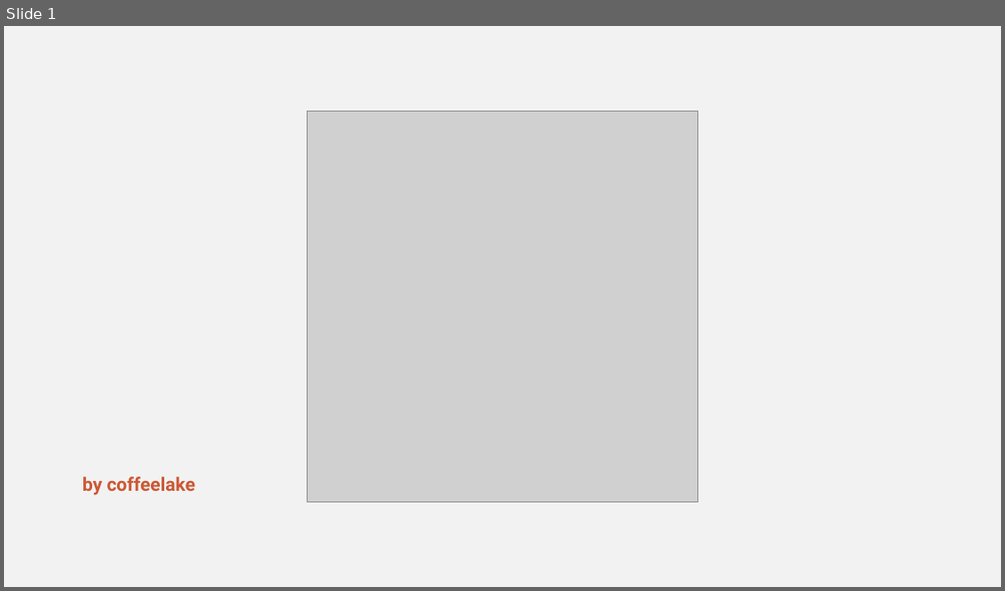
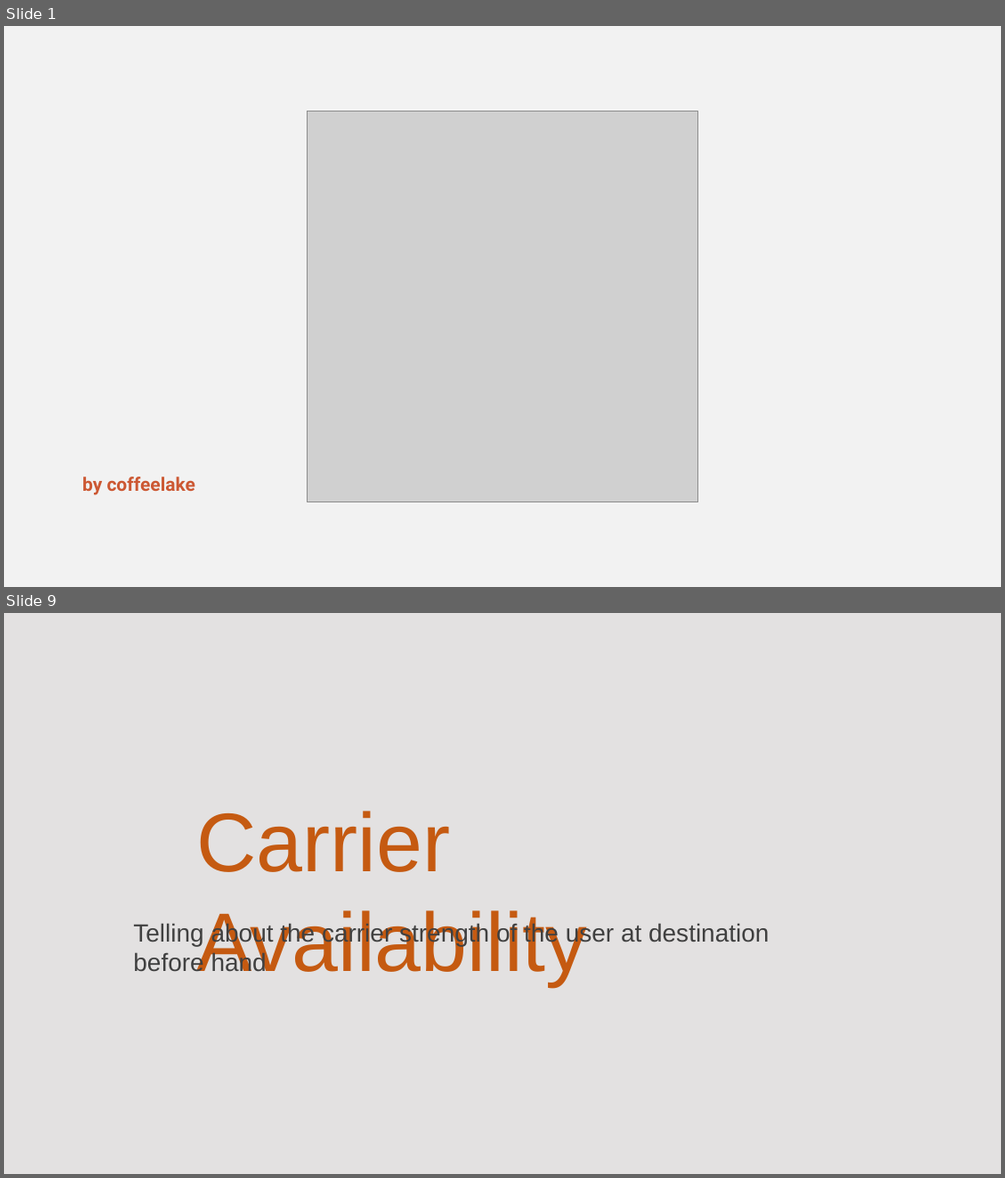
Before and after one commit to coffeelakedev/TourAdvisor, a slide deck: demo/Reveal.pptx. Shown one above the other, each under a label of ours: slide 1 before the commit, slides 1 and 9 after it; the slides between them are not shown. The pictures are 1005x591 and 1005x1178 pixels, drawn with LibreOffice and Linux fonts; fonts in the diff are those of the drawing; grey boxes stand for pictures. Boxes give left, top, right and bottom in pixels: in the first picture for what was removed or moved away, otherwise in the second. Text is boxed around its words. In the diff, an @@ line names an element or a change of style, - is before the commit and + after.

```diff
--- a/demo/Reveal.pptx
+++ b/demo/Reveal.pptx
@@ slide 9 added at box(4, 613, 1001, 1174), background #E3E1E1 @@
@@ text added at box(196, 811, 587, 986), 80 pt, text #C55A11 @@
+Carrier Availability
@@ text added at box(133, 922, 769, 972), 24 pt, text #404040 @@
+Telling about the carrier strength of the user at destination before hand
```
Also in this commit, not shown: 3 slides changed, 5 other slides added, 4 other files.
